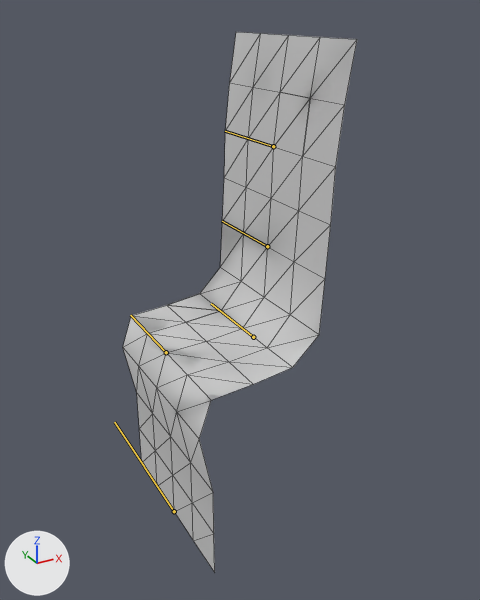
The FBX model Assets/art/models/characterRig.FBX: old version first, new version second.
One viewpoint serves both versions: a 50 mm lens placed at (-0.653, -1.641, 1.539), pointed at (0.236, -0.025, 0.731). Every picture has the same lights, and +X, +Y and +Z are marked at lower left. Both versions are drawn at frame 11 of the action 'Take 001'; the numbers are the values there. The bones that bend it are drawn over the model as lines. Mesh edges are drawn as thin lines.

Names of what the first picture shows: 'character'.
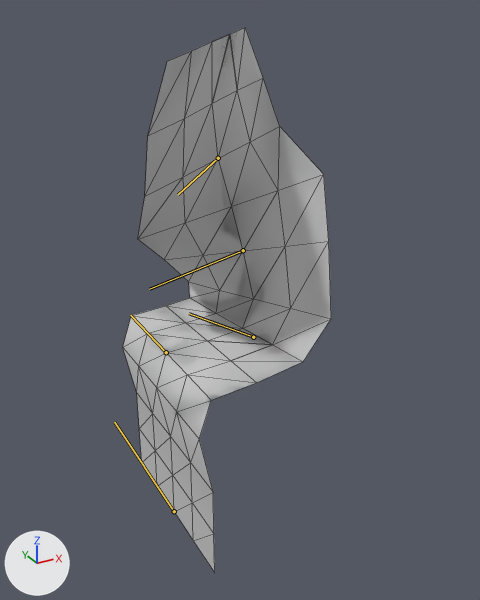
Where the change shows, as pixel boxes [x1, y1, x2, y2] in the pictures (480 x 600 px):
'character', posed (11% narrower): before [123, 32, 357, 572]; after [123, 28, 331, 572]
bone 'Pelvis', root to tip: before (253, 337) to (211, 303); after (253, 337) to (189, 313)
bone 'chest', root to tip: before (267, 246) to (222, 221); after (243, 250) to (149, 289)
bone 'head', root to tip: before (273, 146) to (225, 131); after (218, 158) to (178, 194)

The change, as a list of edits to the scene's bpy script:
```text
Change bone_pelvis:
    where bone_pelvis = bpy.data.objects['Armature'].pose.bones['Pelvis']  # child of 'upperLeg'
    bone_pelvis.rotation_quaternion: (0.735, 0.0, -0.678, 0.0) -> (0.625, 0.102, -0.764, 0.124)  # degrees (0, -85, 0) -> degrees (19, -101, 0)
Change bone_chest:
    where bone_chest = bpy.data.objects['Armature'].pose.bones['chest']  # child of 'Pelvis'
    bone_chest.rotation_quaternion: (0.997, 0.0, -0.052, 0.0) -> (0.853, 0.515, -0.074, 0.051)  # degrees (0, -6, 0) -> degrees (62, -10, 1)
Change bone_head:
    where bone_head = bpy.data.objects['Armature'].pose.bones['head']  # child of 'chest'
    bone_head.rotation_quaternion: (0.998, 0.0, 0.042, 0.0) -> (0.889, 0.444, -0.039, -0.107)  # degrees (0, 5, 0) -> degrees (53, 1, -13)
```
